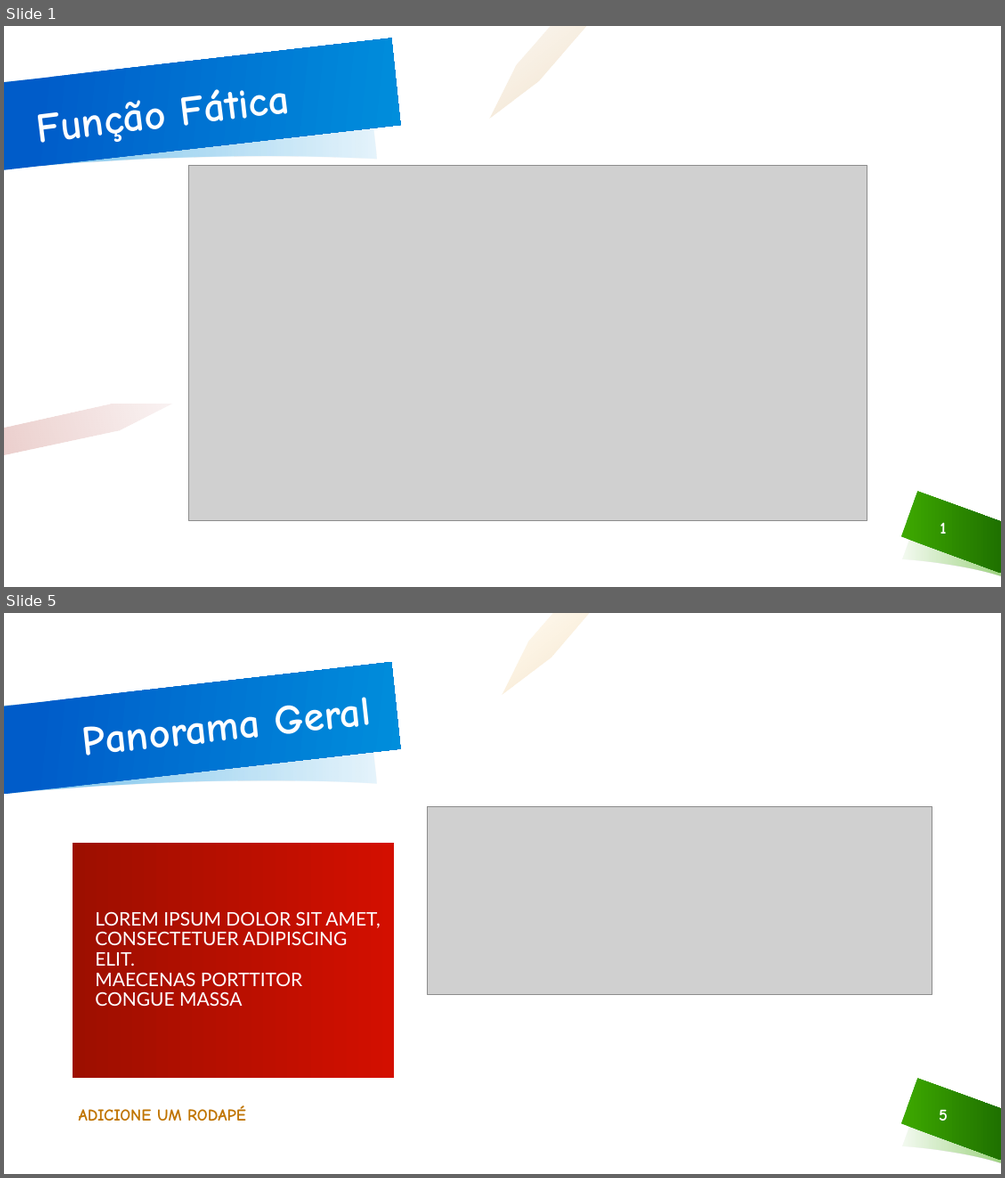
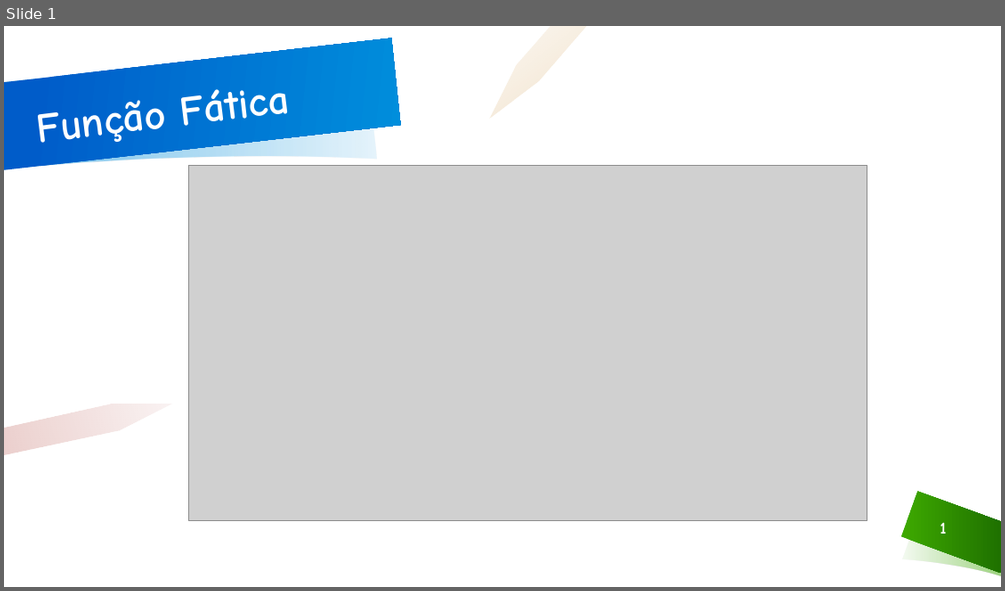
Before and after one commit to 1phantm1/SeminarioPT, a slide deck: funcaoFatica.pptx. Shown one above the other, each under a label of ours: slides 1 and 5 before the commit, slide 1 after it; the slides between them are not shown. The pictures are 1005x1178 and 1005x591 pixels, drawn with LibreOffice and Linux fonts; fonts in the diff are those of the drawing; grey boxes stand for pictures; background and template pictures are left out. Boxes give left, top, right and bottom in pixels: in the first picture for what was removed or moved away, otherwise in the second. Text is boxed around its words. In the diff, an @@ line names an element or a change of style, - is before the commit and + after.

```diff
--- a/funcaoFatica.pptx
+++ b/funcaoFatica.pptx
@@ slide 5 removed at (x1=4, y1=613, x2=1001, y2=1174), background #FFFFFF; not listed: 2 template elements that a slide beside it also shows @@
@@ freeform shape removed at (x1=502, y1=613, x2=591, y2=695) @@
@@ freeform shape removed at (x1=4, y1=661, x2=401, y2=795) @@
@@ title removed at (x1=69, y1=655, x2=400, y2=797) @@
-Panorama Geral
@@ freeform shape removed at (x1=4, y1=692, x2=377, y2=793) @@
@@ picture removed at (x1=428, y1=806, x2=932, y2=994) @@
@@ text removed at (x1=73, y1=843, x2=395, y2=1078) @@
-LOREM IPSUM DOLOR SIT AMET, CONSECTETUER ADIPISCING ELIT.
-MAECENAS PORTTITOR CONGUE MASSA
@@ text removed at (x1=79, y1=1106, x2=246, y2=1121) @@
-ADICIONE UM RODAPÉ
@@ page number removed at (x1=938, y1=1109, x2=947, y2=1120) @@
-5
```
Also in this commit, not shown: 4 slides changed, 8 slides added, 3 other slides removed, 2 other files.
